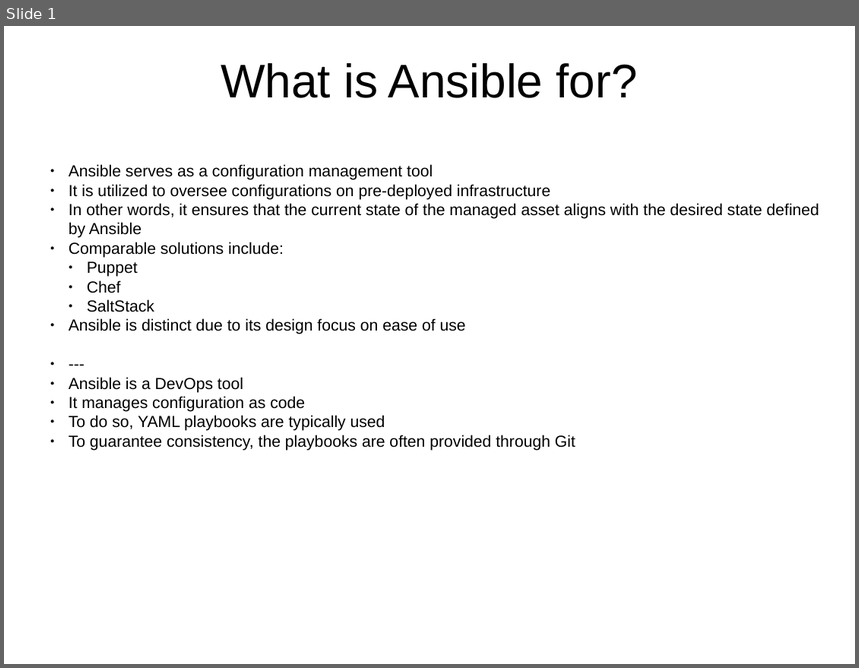
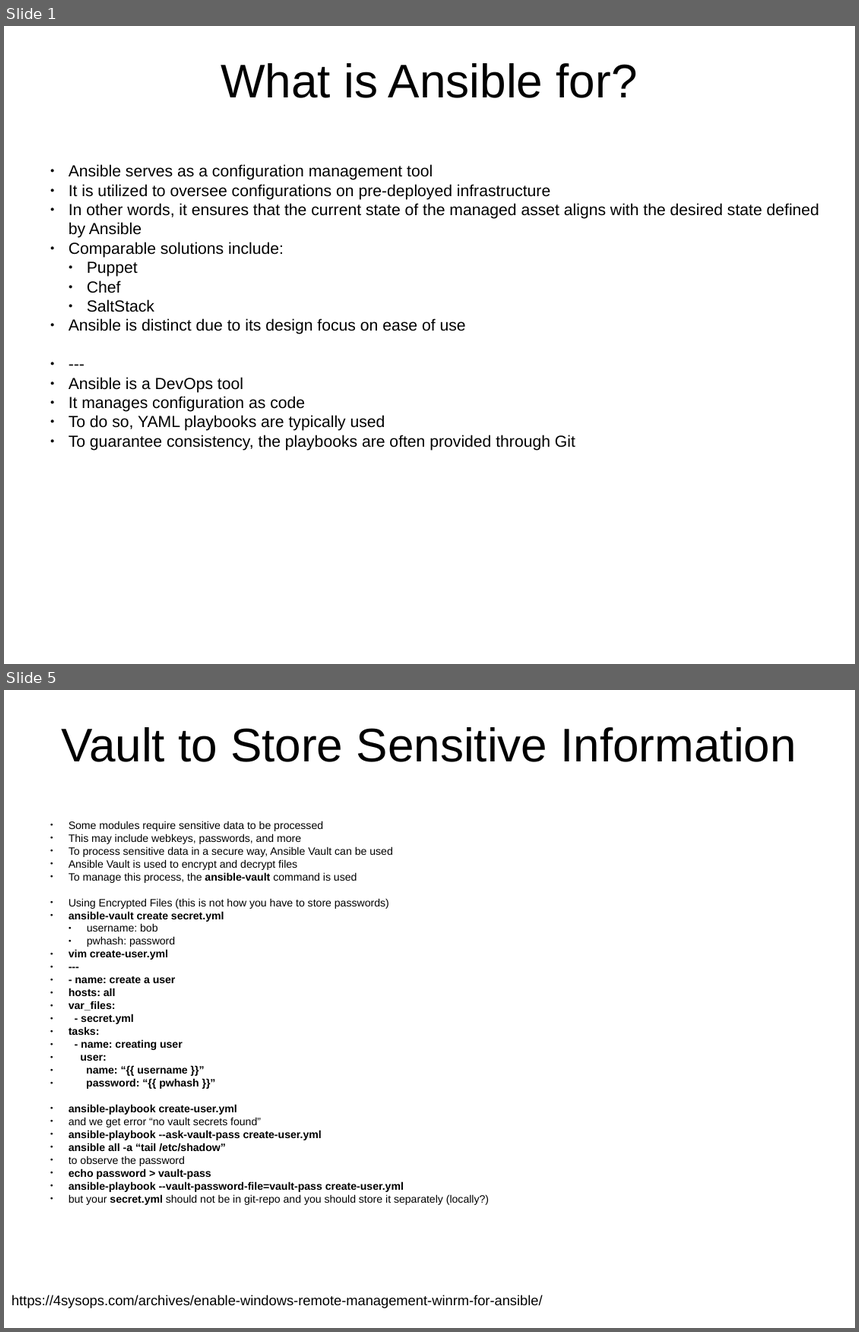
Before and after one commit to j-avdeev/DevOps, a slide deck: Lec presentations/DevOps - lec - Ansible.odp. Shown one above the other, each under a label of ours: slide 1 before the commit, slides 1 and 5 after it; the slides between them are not shown. The pictures are 859x668 and 859x1332 pixels, drawn with LibreOffice and Linux fonts; fonts in the diff are those of the drawing. Boxes give left, top, right and bottom in pixels: in the first picture for what was removed or moved away, otherwise in the second. Text is boxed around its words. In the diff, an @@ line names an element or a change of style, - is before the commit and + after.

Commit message:
upd Ansible

```diff
--- a/Lec presentations/DevOps - lec - Ansible.odp
+++ b/Lec presentations/DevOps - lec - Ansible.odp
@@ slide 5 added at (x1=4, y1=690, x2=855, y2=1328), background #FFFFFF @@
@@ title added at (x1=61, y1=727, x2=797, y2=762), 44 pt, text #000000 @@
+Vault to Store Sensitive Information
@@ text added at (x1=69, y1=821, x2=489, y2=1205), 10 pt, text #000000 @@
+● Some modules require sensitive data to be processed
+● This may include webkeys, passwords, and more
+● To process sensitive data in a secure way, Ansible Vault can be used
+● Ansible Vault is used to encrypt and decrypt files
+● To manage this process, the ansible-vault command is used
+● Using Encrypted Files (this is not how you have to store passwords)
+● ansible-vault create secret.yml
+  ● username: bob
+  ● pwhash: password
+● vim create-user.yml
+● ---
+● - name: create a user
+● hosts: all
+● var_files:
+● - secret.yml
+● tasks:
+● - name: creating user
+● user:
+● name: “{{ username }}”
+● password: “{{ pwhash }}”
+● ansible-playbook create-user.yml
+● and we get error “no vault secrets found”
+● ansible-playbook --ask-vault-pass create-user.yml
+● ansible all -a “tail /etc/shadow”
+● to observe the password
+● echo password > vault-pass
+● ansible-playbook --vault-password-file=vault-pass create-user.yml
+● but your secret.yml should not be in git-repo and you should store it separately (locally?)
@@ text added at (x1=12, y1=1295, x2=543, y2=1309), 13 pt, text #000000 @@
+https://4sysops.com/archives/enable-windows-remote-management-winrm-for-ansible/
```
Also in this commit, not shown: 1 slide changed, 2 other slides added, 1 other file.
